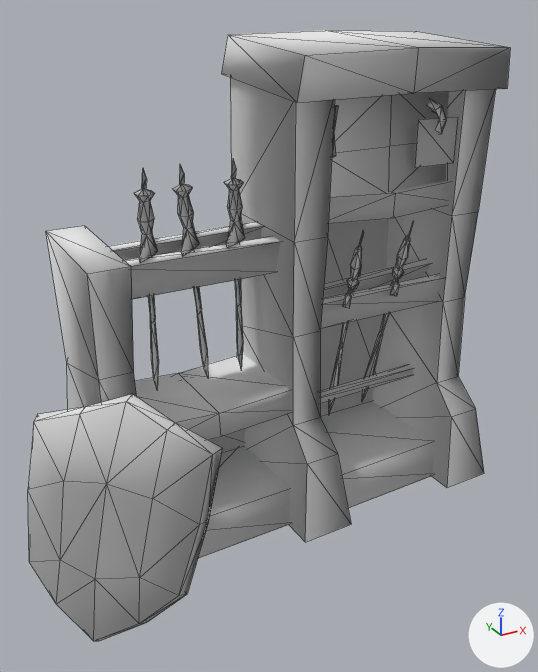
The OBJ model models/weapons_case_2.obj, before and after one commit.
Rendered twice from a 50 mm lens placed at (-0.826, -1.38, 1.182), pointed at (-0.08, -0.023, 0.504). The axes (+X, +Y, +Z) are drawn at lower right. The lights are the same throughout. Mesh edges are drawn as thin lines. Where no turn or scale is listed for an object, it has been applied to the vertices. Vertices at the same position are counted once.

In view in the first picture: 'World_Expansion05_doodads_human_doodads_6hu_barracks_weapon.002'.
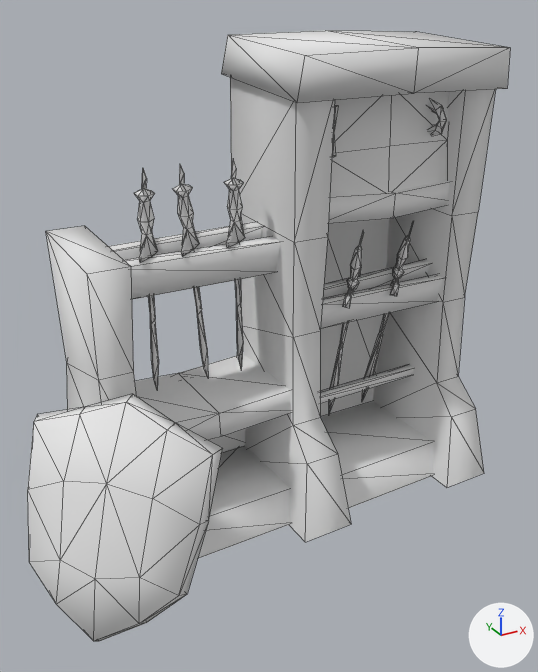
The newer file is also rescaled (x1.714), turned or shifted as a whole; pictures and numbers use the older file's frame.

Edits to the bpy script that builds the scene:
```text
Change me_world_expansion05_doodads_human_doodads_6hu_barracks_weapon_002:
    where me_world_expansion05_doodads_human_doodads_6hu_barracks_weapon_002.from_pydata(...)  # 548 vertices, 832 faces; spans x -0.671..0.542, y -0.292..0.285, z -0.013..1.134
    used by ob_world_expansion05_doodads_human_doodads_6hu_barracks_weapon_002; location = (0.0, 0.0, 0.0)
    me_world_expansion05_doodads_human_doodads_6hu_barracks_weapon_002 part 1: the loose piece of 4 vertices spanning x 0.316..0.424, y -0.024..-0.003, z 0.841..0.952 is deleted
    remove me_world_expansion05_doodads_human_doodads_6hu_barracks_weapon_002.materials.append(mat_world_expansion05_doodads_human_doodads_6hu_barracks_weapon_000)  # white #e7e7e7
    remove me_world_expansion05_doodads_human_doodads_6hu_barracks_weapon_002.materials.append(mat_world_expansion05_doodads_human_doodads_6hu_barracks_weaponrack)  # white #e7e7e7
```

Where the change shows, as pixel boxes [x1, y1, x2, y2] in the pictures (538 x 672 px):
part 1 of me_world_expansion05_doodads_human_doodads_6hu_barracks_weapon_002, deleted: before [415, 117, 458, 168]
